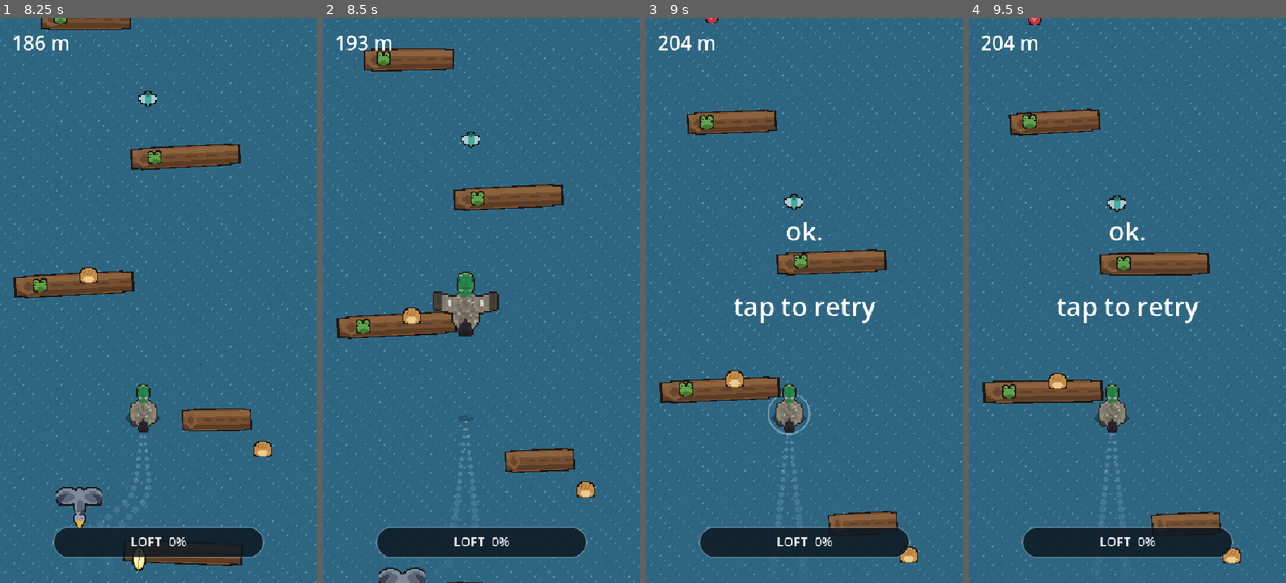
Above: before the commit, frames 1-4 (left to right).
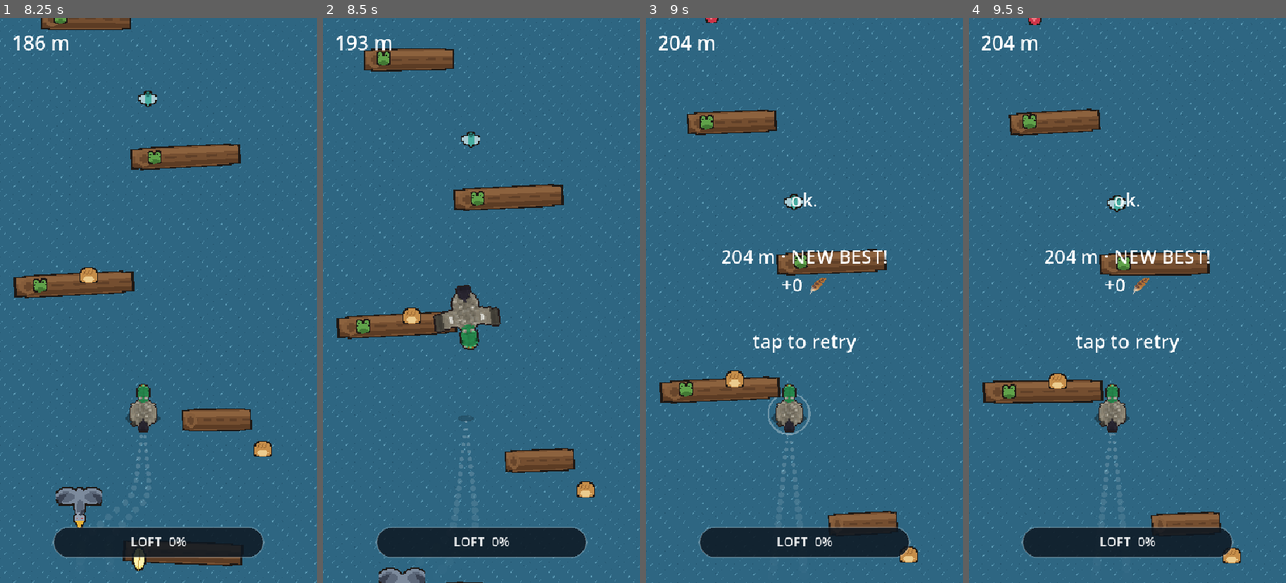
Above: after the commit, the same moments.

Repository: scottx611x/duckoducko
Game: Godot game, scene res://Main.tscn
Same seed, same stepped clock (60 frames per second), same inputs: the game is played once before the commit and once after it.
Inputs (mouse positions are in pixels of both pictures, inside the frame that each line leads up to):
- Up to frame 1 (8.25 s): tap Enter at 0.5 s; move the mouse to (228, 272) at 0.52 s; tap M at 0.6, 2.3, 6.6, 8.1 s; click (228, 272) at 0.67 s; tap Space at 0.77, 1.07, 2.1, 3.77, 3.8, 4.07, 6.77, 7.07 s; tap L at 0.8, 3.6, 5.1 s; drag from (95, 328) to (142, 413) at 1.27 s; move the mouse to (190, 176) at 2.02 s; click (190, 176) at 2.17 s; drag from (142, 413) to (63, 215) at 2.77 s; move the mouse to (253, 385) at 3.52 s; click (253, 385) at 3.67 s; drag from (63, 215) to (110, 159) at 4.27 s; move the mouse to (174, 300) at 5.02 s; click (174, 300) at 5.17 s; drag from (110, 159) to (95, 328) at 5.77 s; move the mouse to (228, 272) at 6.52 s; click (228, 272) at 6.67 s; drag from (95, 328) to (142, 413) at 7.27 s; move the mouse to (190, 176) at 8.02 s; click (190, 176) at 8.17 s
- Up to frame 2 (8.5 s): tap Space at 8.3 s
- Up to frame 3 (9 s): drag from (788, 413) to (709, 215) at 8.77 s
- Up to frame 4 (9.5 s): no input

Frame 1 is identical in both runs. In frame 2, 1.4% of the frame differs, in the area x 34-57%, y 44-59%; in frame 3, 1.6%, in the area x 24-76%, y 30-60%; in frame 4, 1.6%.

Commit message:
SFX, roster stats, fancy hop, 3 new species, unlocks, themed stretches
- tools/gen_sfx.py: 11 procedural WAVs (hop boing, splashes, bonk squeak,
  collect pings, pentatonic milestone chime, mega whoosh, laser, quack,
  unlock fanfare, UI clicks) wired through an 8-player pool in Main.gd
- Roster hop/steer stats now drive gameplay (±15% lift/hang/steer);
  Bufflehead is smaller with a smaller hitbox
- Every ~8-13th hop is an unannounced barrel roll (fancy hop)
- voxel_duck.py is species-driven: Wood Duck (crest, face lines, red eye),
  Bufflehead (white head wedge, tiny), Pintail (choc head, neck stripe, pin tail)
- Feathers + best distance persist to user://save.cfg; locked ducks
  previewable and purchasable on the select screen (25/50/90)
- Themed stretches every 500m: palette wash sweeps down the screen
- --smoke (headless full-loop test) and --dbg (screenshot pass) harnesses

Co-Authored-By: Claude Fable 5 <noreply@anthropic.com>

Diff:
--- a/Main.gd
+++ b/Main.gd
@@ -23,6 +23,16 @@
 
 const WELL_DECK := ["well.", "rude.", "that's a log.", "ok.", "hm.", "a tragedy.", "splash.", "a HERON!"]
 
+# themed stretches: every 500m the water palette washes down the screen (DESIGN §5)
+const THEME_LEN := 5000.0       # distance units (10 units = 1m)
+const THEMES := [
+	{"name": "Lazy Pond",     "tint": Color(1.0, 1.0, 1.0)},
+	{"name": "Park Picnic",   "tint": Color(1.08, 1.04, 0.82)},
+	{"name": "Spooky Bog",    "tint": Color(0.66, 0.72, 0.62)},
+	{"name": "City Fountain", "tint": Color(0.82, 0.98, 1.08)},
+	{"name": "Aurora Lake",   "tint": Color(0.52, 0.62, 0.98)},
+]
+
 # collectibles: score (adds to distance) + loft fill + spawn weight
 const ITEM_DEFS := [
 	{"name": "feather", "score": 30.0, "loft": 0.12, "weight": 5},
@@ -35,12 +45,13 @@
 const MENU_DUCKS_BTN := Rect2(160.0, 770.0, 220.0, 56.0)
 const SEL_BACK_BTN := Rect2(18.0, 28.0, 120.0, 52.0)
 const SEL_PLAY_BTN := Rect2(160.0, 640.0, 220.0, 62.0)
+# hop/steer are 0..1 flavor stats -> ±15% gameplay multipliers (see start_game)
 const ROSTER := [
-	{"name": "Mallard", "species": "mallard", "hop": 0.5, "steer": 0.5, "trait": "the balanced drake", "unlocked": true},
-	{"name": "Hen Mallard", "species": "hen", "hop": 0.5, "steer": 0.55, "trait": "the clever hen", "unlocked": true},
-	{"name": "Wood Duck", "species": "", "hop": 0.75, "steer": 0.5, "trait": "floaty show-off", "unlocked": false},
-	{"name": "Bufflehead", "species": "", "hop": 0.6, "steer": 0.75, "trait": "tiny & twitchy", "unlocked": false},
-	{"name": "Pintail", "species": "", "hop": 0.45, "steer": 0.85, "trait": "the best steerer", "unlocked": false},
+	{"name": "Mallard", "species": "mallard", "hop": 0.5, "steer": 0.5, "trait": "the balanced drake", "cost": 0},
+	{"name": "Hen Mallard", "species": "hen", "hop": 0.5, "steer": 0.55, "trait": "the clever hen", "cost": 0},
+	{"name": "Wood Duck", "species": "wood", "hop": 0.75, "steer": 0.5, "trait": "floaty show-off", "cost": 25},
+	{"name": "Bufflehead", "species": "bufflehead", "hop": 0.6, "steer": 0.75, "trait": "tiny & twitchy", "cost": 50, "size": 0.85},
+	{"name": "Pintail", "species": "pintail", "hop": 0.45, "steer": 0.85, "trait": "the best steerer", "cost": 90},
 ]
 
 # ---- state -------------------------------------------------------------------
@@ -57,6 +68,16 @@
 var mega_t := 0.0
 var laser_t := 0.0
 
+# per-duck gameplay multipliers, set from ROSTER stats in start_game
+var duck_hop_mul := 1.0         # scales hop lift + duration (floaty vs snappy)
+var duck_steer_mul := 1.0       # scales steering responsiveness
+var duck_size_mul := 1.0        # bufflehead: smaller duck, smaller hitbox
+
+# fancy hop: every ~10th hop is an unannounced barrel roll (WHIMSY §1)
+var hop_count := 0
+var fancy_next := 10
+var fancy := false
+
 var duck_x := VIEW.x * 0.5
 var target_x := VIEW.x * 0.5
 var last_duck_x := VIEW.x * 0.5
@@ -68,8 +89,24 @@
 var alive := true
 var dead_msg := ""
 
+var theme_idx := 0
+var theme_prev := 0
+var theme_sweep := 1.0          # 0..1: the wash line's progress down the screen
+
 var loft := 0.0
 var loft_ready := false
+
+# milestone chime: every 100m, pitch climbing a pentatonic scale (WHIMSY §8)
+const PENTA := [0, 2, 4, 7, 9, 12, 14, 16]
+var next_milestone := 100
+var milestone_step := 0
+var quacked := false            # one idle quack per bout of impatience
+
+# persistence (user://save.cfg): feather wallet, best run, unlocked species
+var feathers := 0
+var best_m := 0
+var unlocked_extra := []        # species strings bought with feathers
+var run_feathers := 0           # feathers collected this run
 
 var logs: Array = []           # {x, y, w, h, missed, phase, frog, frog_gone}
 var items: Array = []          # {x, y, got, kind}
@@ -109,11 +146,16 @@
 var tex_water: Texture2D
 var has_art := false
 
+# ---- audio --------------------------------------------------------------------
+var sfx := {}                   # name -> AudioStream
+var sfx_pool: Array = []        # round-robin AudioStreamPlayers
+var sfx_next := 0
+
 func _ready() -> void:
 	font = ThemeDB.fallback_font
 
-	for sp in ["mallard", "hen"]:
-		ducks[sp] = _load_duck(sp)
+	for r in ROSTER:
+		ducks[r.species] = _load_duck(r.species)
 	tex_shadow = load("res://art/shadow.png")
 	tex_log = load("res://art/log.png")
 	tex_frog = load("res://art/frog.png")
@@ -138,8 +180,8 @@
 	hud.add_child(score_label)
 
 	center_label = Label.new()
-	center_label.size = Vector2(VIEW.x, 200)
-	center_label.position = Vector2(0, VIEW.y * 0.34)
+	center_label.size = Vector2(VIEW.x, 320)
+	center_label.position = Vector2(0, VIEW.y * 0.28)
 	center_label.horizontal_alignment = HORIZONTAL_ALIGNMENT_CENTER
 	center_label.vertical_alignment = VERTICAL_ALIGNMENT_CENTER
 	center_label.add_theme_font_size_override("font_size", 44)
@@ -151,8 +193,86 @@
 	loft_bar.position = Vector2(VIEW.x * 0.5 - 180, VIEW.y - 96)
 	hud.add_child(loft_bar)
 
+	for n in ["hop", "splash", "splash_big", "bonk", "collect", "chime",
+			"mega", "laser", "quack", "unlock", "click"]:
+		var p := "res://sfx/%s.wav" % n
+		if ResourceLoader.exists(p):
+			sfx[n] = load(p)
+	for i in 8:
+		var pl := AudioStreamPlayer.new()
+		add_child(pl)
+		sfx_pool.append(pl)
+
+	_load_save()
 	reset_game()
 	_enter_menu()
+	if "--smoke" in OS.get_cmdline_user_args():
+		_smoke()
+	if "--dbg" in OS.get_cmdline_user_args():
+		_dbg()
+
+# headless CI-style pass over the whole loop: select/unlock -> play -> theme
+# change -> mega -> laser -> death/save. Run: godot --headless --path . -- --smoke
+func _smoke() -> void:
+	await get_tree().create_timer(0.3).timeout
+	print("SMOKE menu ok, has_art=", has_art, " sfx=", sfx.size())
+	_open_select()
+	sel_index = 2
+	feathers = 100
+	_select_press(SEL_PLAY_BTN.get_center())          # buys the wood duck
+	print("SMOKE unlock wood=", _is_unlocked(2), " feathers=", feathers)
+	_select_press(SEL_PLAY_BTN.get_center())          # plays it
+	print("SMOKE playing species=", species, " hop_mul=", duck_hop_mul, " steer_mul=", duck_steer_mul)
+	await get_tree().create_timer(0.4).timeout
+	hop()
+	await get_tree().create_timer(0.7).timeout
+	distance = 4990.0                                  # cross a theme boundary
+	await get_tree().create_timer(0.6).timeout
+	print("SMOKE theme=", THEMES[theme_idx].name, " sweep=", theme_sweep)
+	loft = 1.0; loft_ready = true
+	mega_hop()
+	await get_tree().create_timer(cur_mega_dur() + 0.3).timeout
+	loft = 1.0; loft_ready = true
+	fire_laser()
+	await get_tree().create_timer(1.0).timeout
+	for i in 24:                                       # enough hops to hit a fancy one
+		hop()
+		await get_tree().create_timer(0.08).timeout
+	print("SMOKE hops=", hop_count, " fancy_next=", fancy_next)
+	run_feathers = 3
+	die("smoke")
+	print("SMOKE dead ok, best_m=", best_m, " feathers=", feathers)
+	reset_game()
+	print("SMOKE reset ok")
+	get_tree().quit()
+
+func _sfx(snd: String, pitch := 1.0, vol_db := 0.0) -> void:
+	if not sfx.has(snd) or sfx_pool.is_empty():
+		return
+	var pl: AudioStreamPlayer = sfx_pool[sfx_next % sfx_pool.size()]
+	sfx_next += 1
+	pl.stream = sfx[snd]
+	pl.pitch_scale = pitch
+	pl.volume_db = vol_db
+	pl.play()
+
+# ---- save file -----------------------------------------------------------------
+func _load_save() -> void:
+	var cfg := ConfigFile.new()
+	if cfg.load("user://save.cfg") == OK:
+		feathers = cfg.get_value("save", "feathers", 0)
+		best_m = cfg.get_value("save", "best_m", 0)
+		unlocked_extra = cfg.get_value("save", "unlocked", [])
+
+func _save() -> void:
+	var cfg := ConfigFile.new()
+	cfg.set_value("save", "feathers", feathers)
+	cfg.set_value("save", "best_m", best_m)
+	cfg.set_value("save", "unlocked", unlocked_extra)
+	cfg.save("user://save.cfg")
+
+func _is_unlocked(i: int) -> bool:
+	return ROSTER[i].cost == 0 or ROSTER[i].species in unlocked_extra
 
 func _load_duck(sp: String) -> Dictionary:
 	var d := {}
@@ -194,6 +314,15 @@
 	await get_tree().create_timer(0.05).timeout
 	await RenderingServer.frame_post_draw
 	get_viewport().get_texture().get_image().save_png("/tmp/s_play.png")
+	# mid-wash theme transition (Spooky Bog rolling in)
+	theme_prev = 0
+	theme_idx = 2
+	theme_sweep = 0.45
+	fancy = true                        # and the fancy barrel roll
+	await RenderingServer.frame_post_draw
+	get_viewport().get_texture().get_image().save_png("/tmp/s_theme.png")
+	fancy = false
+	theme_sweep = 1.0
 	state = St.GROUNDED
 	loft = 1.0
 	loft_ready = true
@@ -203,6 +332,13 @@
 	await get_tree().create_timer(0.05).timeout
 	await RenderingServer.frame_post_draw
 	get_viewport().get_texture().get_image().save_png("/tmp/s_mega.png")
+	# select screen: a locked duck (pintail) with cost text
+	_enter_menu()
+	_open_select()
+	sel_index = 4
+	await get_tree().create_timer(0.1).timeout
+	await RenderingServer.frame_post_draw
+	get_viewport().get_texture().get_image().save_png("/tmp/s_locked.png")
 	get_tree().quit()
 
 func _enter_menu() -> void:
@@ -222,12 +358,22 @@
 func start_game() -> void:
 	in_menu = false
 	in_select = false
-	var sp: String = ROSTER[sel_index].species
-	if sp != "":
-		species = sp
+	var r: Dictionary = ROSTER[sel_index]
+	if r.species != "" and ducks.has(r.species):
+		species = r.species
+	duck_hop_mul = 0.85 + 0.3 * r.hop      # 0.5 stat -> 1.0x
+	duck_steer_mul = 0.85 + 0.3 * r.steer
+	duck_size_mul = r.get("size", 1.0)
 	reset_game()
 	score_label.visible = true
 	loft_bar.visible = true
+
+# per-duck hop/mega timing (floaty ducks hang longer AND rise higher)
+func cur_hop_dur() -> float:
+	return HOP_DUR * duck_hop_mul
+
+func cur_mega_dur() -> float:
+	return MEGA_DUR * (0.9 + 0.2 * duck_hop_mul)
 
 func reset_game() -> void:
 	state = St.GROUNDED
@@ -255,6 +401,16 @@
 	heron_timer = 6.0
 	wake_timer = 0.0
 	idle_timer = 0.0
+	next_milestone = 100
+	milestone_step = 0
+	quacked = false
+	run_feathers = 0
+	hop_count = 0
+	fancy_next = 6 + randi() % 7
+	fancy = false
+	theme_idx = 0
+	theme_prev = 0
+	theme_sweep = 1.0
 	cam.zoom = Vector2.ONE
 	cam.offset = Vector2.ZERO
 	center_label.visible = false
@@ -282,6 +438,7 @@
 func _on_press(pos: Vector2) -> void:
 	idle_timer = 0.0
 	if in_menu:
+		_sfx("click")
 		if MENU_DUCKS_BTN.has_point(pos):
 			_open_select()
 		else:
@@ -291,6 +448,7 @@
 		_select_press(pos)
 		return
 	if not alive:
+		_sfx("click")
 		reset_game()
 		return
 	# tapping the (ready) LOFT bar: left half = MEGA, right half = LASER
@@ -319,14 +477,26 @@
 func _select_press(pos: Vector2) -> void:
 	spin_prev_x = pos.x
 	if SEL_BACK_BTN.has_point(pos):
+		_sfx("click")
 		_enter_menu()
 		return
-	if SEL_PLAY_BTN.has_point(pos) and ROSTER[sel_index].unlocked:
-		start_game()
+	if SEL_PLAY_BTN.has_point(pos):
+		if _is_unlocked(sel_index):
+			_sfx("click")
+			start_game()
+		elif feathers >= ROSTER[sel_index].cost:
+			feathers -= ROSTER[sel_index].cost     # buy the duck
+			unlocked_extra.append(ROSTER[sel_index].species)
+			_save()
+			_sfx("unlock")
+		else:
+			_sfx("bonk", 1.4, -8.0)                # can't afford: tiny sad squeak
 		return
 	for i in ROSTER.size():
-		if _thumb_rect(i).has_point(pos) and ROSTER[i].unlocked:
-			sel_index = i
+		if _thumb_rect(i).has_point(pos):
+			if i != sel_index:
+				_sfx("click", 1.2)
+			sel_index = i                          # locked ducks can be previewed
 			return
 
 func _on_release() -> void:
@@ -345,6 +515,13 @@
 	if state == St.GROUNDED:
 		state = St.HOPPING
 		hop_t = 0.0
+		hop_count += 1
+		fancy = hop_count >= fancy_next
+		if fancy:
+			fancy_next = hop_count + 8 + randi() % 6
+			_sfx("hop", 1.3)                       # the fancy one sounds fancier
+		else:
+			_sfx("hop", randf_range(0.95, 1.1))
 
 func mega_hop() -> void:
 	if not alive or in_menu or not loft_ready or state == St.MEGA or laser_t > 0.0:
@@ -354,6 +531,7 @@
 	mega_style = "fly" if randf() < 0.5 else "tumble"
 	loft = 0.0
 	loft_ready = false
+	_sfx("mega")
 
 func fire_laser() -> void:
 	if not alive or in_menu or not loft_ready or state == St.MEGA:
@@ -361,11 +539,20 @@
 	laser_t = LASER_DUR
 	loft = 0.0
 	loft_ready = false
+	_sfx("laser")
 
 func die(msg: String) -> void:
 	alive = false
 	dead_msg = msg
-	center_label.text = msg + "\n\ntap to retry"
+	_sfx("bonk")
+	center_label.add_theme_font_size_override("font_size", 32)
+	var m := int(distance / 10.0)
+	feathers += run_feathers
+	var record := m > best_m
+	best_m = maxi(best_m, m)
+	_save()
+	var sub := "NEW BEST!" if record else "best: %d m" % best_m
+	center_label.text = "%s\n\n%d m · %s\n+%d 🪶\n\ntap to retry" % [msg, m, sub, run_feathers]
 	center_label.visible = true
 
 # ---- per-frame ---------------------------------------------------------------
@@ -383,7 +570,30 @@
 	distance += speed * delta
 	idle_timer += delta
 
-	duck_x = lerpf(duck_x, target_x, clampf(delta * STEER_LERP, 0.0, 1.0))
+	# milestone chime every 100m, climbing a pentatonic scale
+	if int(distance / 10.0) >= next_milestone:
+		_sfx("chime", pow(2.0, PENTA[milestone_step % PENTA.size()] / 12.0), -4.0)
+		milestone_step += 1
+		next_milestone += 100
+
+	# themed stretches: new palette washes down the screen, the duck approves
+	var ti := int(distance / THEME_LEN) % THEMES.size()
+	if ti != theme_idx:
+		theme_prev = theme_idx
+		theme_idx = ti
+		theme_sweep = 0.0
+		_sfx("chime", 0.75)
+		_flash("ooh.\n%s" % THEMES[theme_idx].name)
+	theme_sweep = minf(theme_sweep + delta * 0.8, 1.0)
+
+	# the duck grows impatient (one judgmental quack per idle bout)
+	if idle_timer > 4.0 and not quacked and state == St.GROUNDED:
+		_sfx("quack")
+		quacked = true
+	elif idle_timer < 4.0:
+		quacked = false
+
+	duck_x = lerpf(duck_x, target_x, clampf(delta * STEER_LERP * duck_steer_mul, 0.0, 1.0))
 	duck_vx = (duck_x - last_duck_x) / maxf(delta, 0.0001)
 	last_duck_x = duck_x
 	if duck_shake > 0.0:
@@ -407,8 +617,9 @@
 	match state:
 		St.HOPPING:
 			hop_t += delta
-			if hop_t / HOP_DUR >= 1.0:
+			if hop_t / cur_hop_dur() >= 1.0:
 				state = St.GROUNDED
+				fancy = false
 				_land(false)
 		St.MEGA:
 			mega_t += delta
@@ -417,7 +628,7 @@
 			for it in items:
 				if not it.got and absf(it.x - duck_x) < 70.0:
 					_collect(it)
-			if mega_t / MEGA_DUR >= 1.0:
+			if mega_t / cur_mega_dur() >= 1.0:
 				state = St.GROUNDED
 				cam.zoom = Vector2.ONE
 				_land(true)
@@ -425,9 +636,9 @@
 func hop_height() -> float:
 	match state:
 		St.HOPPING:
-			return sin((hop_t / HOP_DUR) * PI)
+			return sin((hop_t / cur_hop_dur()) * PI)
 		St.MEGA:
-			return sin((mega_t / MEGA_DUR) * PI)
+			return sin((mega_t / cur_mega_dur()) * PI)
 		_:
 			return 0.0
 
@@ -440,7 +651,10 @@
 func _land(mega: bool) -> void:
 	ripples.append({"x": duck_x, "y": BASE_Y, "t": 0.0, "max": 220.0 if mega else 90.0})
 	if mega:
+		_sfx("splash_big")
 		_flash("WHEE.")
+	else:
+		_sfx("splash", randf_range(0.9, 1.1), -6.0)
 
 func _update_wake(delta: float) -> void:
 	wake_timer -= delta
@@ -518,12 +732,13 @@
 	enemies = e_survivors
 
 func _collide() -> void:
+	var r := DUCK_R * duck_size_mul
 	for it in items:
-		if not it.got and Vector2(it.x - duck_x, it.y - BASE_Y).length() < DUCK_R + 18.0:
+		if not it.got and Vector2(it.x - duck_x, it.y - BASE_Y).length() < r + 18.0:
 			_collect(it)
 
 	for l in logs:
-		if absf(l.x - duck_x) < l.w * 0.5 + DUCK_R * 0.52 and absf(l.y - BASE_Y) < l.h * 0.5 + DUCK_R * 0.52:
+		if absf(l.x - duck_x) < l.w * 0.5 + r * 0.52 and absf(l.y - BASE_Y) < l.h * 0.5 + r * 0.52:
 			if is_airborne() or is_invincible():
 				if not l.missed:
 					l.missed = true
@@ -548,12 +763,16 @@
 	var def: Dictionary = ITEM_DEFS[it.kind]
 	distance += def.score * 0.6
 	_add_loft(def.loft)
+	if def.name == "feather":
+		run_feathers += 1
+	_sfx("collect", 1.0 + it.kind * 0.12)          # rarer = brighter ping
 	ripples.append({"x": it.x, "y": it.y, "t": 0.0, "max": 40.0})
 
 func _add_loft(amount: float) -> void:
 	loft = clampf(loft + amount, 0.0, 1.0)
-	if loft >= 1.0:
+	if loft >= 1.0 and not loft_ready:
 		loft_ready = true
+		_sfx("chime", 1.5)                         # LOFT ready fanfare
 
 func _update_ripples(delta: float) -> void:
 	for r in ripples:
@@ -561,6 +780,7 @@
 	ripples = ripples.filter(func(r): return r.t < 0.6)
 
 func _flash(msg: String) -> void:
+	center_label.add_theme_font_size_override("font_size", 44)
 	center_label.text = msg
 	center_label.visible = true
 	await get_tree().create_timer(0.7).timeout
@@ -576,19 +796,25 @@
 func _draw() -> void:
 	var scroll: float = anim_t * 80.0 if in_menu else distance
 
-	# water (tiled, scrolling) or flat-color fallback
+	# water (tiled, scrolling) or flat-color fallback; theme tint washes down the
+	# screen behind a sweep line during a theme change (rows above = new palette)
+	var tint_new: Color = THEMES[theme_idx].tint
+	var tint_old: Color = THEMES[theme_prev].tint
+	var sweep_y := theme_sweep * (VIEW.y + 80.0)
 	if has_art:
 		var t := tex_water.get_size()
 		var off := fmod(scroll, t.y)
 		var y := -t.y + off
 		while y < VIEW.y:
+			var tint := tint_new if y + t.y * 0.5 < sweep_y else tint_old
 			var x := 0.0
 			while x < VIEW.x:
-				draw_texture(tex_water, Vector2(x, y))
+				draw_texture(tex_water, Vector2(x, y), tint)
 				x += t.x
 			y += t.y
 	else:
-		draw_rect(Rect2(Vector2.ZERO, VIEW), Color(0.30, 0.62, 0.78))
+		var base := Color(0.30, 0.62, 0.78)
+		draw_rect(Rect2(Vector2.ZERO, VIEW), base * tint_new)
 
 	if in_menu:
 		_draw_menu()
@@ -665,7 +891,7 @@
 func _draw_duck() -> void:
 	var h := hop_height()
 	var shake_x := (randf() - 0.5) * 14.0 if duck_shake > 0.0 else 0.0
-	var lift: float = HOP_LIFT if state != St.MEGA else MEGA_LIFT
+	var lift: float = (HOP_LIFT if state != St.MEGA else MEGA_LIFT) * duck_hop_mul
 	var duck_pos := Vector2(duck_x + shake_x, BASE_Y - h * lift)
 	var duck_scale := 1.0 + (0.35 if state != St.MEGA else 1.2) * h
 
@@ -678,14 +904,22 @@
 		var st_slices = ducks[species]["stack"]
 		if state == St.MEGA and not st_slices.is_empty():
 			# MEGA HOP: the duck becomes the 3D voxel — tumbling or flying
-			var p := mega_t / MEGA_DUR
+			var p := mega_t / cur_mega_dur()
 			var yaw: float = p * TAU * 0.5 if mega_style == "fly" else p * TAU * 2.0
 			var roll: float = sin(p * PI) * 0.22 if mega_style == "fly" else p * TAU
 			_draw_stack(duck_pos, 2.4 + 1.8 * h, st_slices, yaw, roll, false)
 		else:
 			var fr := _duck_frame(h)
 			var ds := fr.get_size() * DUCK_DRAW * duck_scale
-			draw_texture_rect(fr, Rect2(duck_pos - ds * 0.5, ds), false)
+			if fancy and state == St.HOPPING:
+				# the fancy hop: a full unannounced barrel roll, spinning into the steer
+				var dir: float = signf(duck_vx) if absf(duck_vx) > 20.0 else 1.0
+				var rot: float = (hop_t / cur_hop_dur()) * TAU * dir
+				draw_set_transform(duck_pos, rot, Vector2.ONE)
+				draw_texture_rect(fr, Rect2(-ds * 0.5, ds), false)
+				draw_set_transform(Vector2.ZERO, 0.0, Vector2.ONE)
+			else:
+				draw_texture_rect(fr, Rect2(duck_pos - ds * 0.5, ds), false)
 	else:
 		draw_circle(Vector2(duck_x, BASE_Y + 6), DUCK_R * (1.0 - 0.55 * h), Color(0, 0, 0, 0.22 * (1.0 - 0.4 * h)))
 		draw_circle(duck_pos, DUCK_R * duck_scale, Color(0.97, 0.84, 0.27))
@@ -738,6 +972,11 @@
 		_blit_centered(hen_hero if hen_hero != null else ducks["hen"]["idle"][0], Vector2(cx + 150, 482.0 + sin(anim_t * 2.5 + 0.6) * 9.0), 2.8)
 		_blit_centered(drake_hero if drake_hero != null else ducks["mallard"]["idle"][0], Vector2(cx, 448.0 + sin(anim_t * 2.5) * 10.0), 4.6)
 
+	# wallet + best run
+	if feathers > 0 or best_m > 0:
+		draw_string(font, Vector2(0, 640), "🪶 %d   ·   best %d m" % [feathers, best_m],
+			HORIZONTAL_ALIGNMENT_CENTER, VIEW.x, 22, Color(1, 0.92, 0.45, 0.9))
+
 	# tap-to-play, pulsing
 	var pulse := 0.55 + 0.45 * sin(anim_t * 4.0)
 	draw_string(font, Vector2(0, 700), "▶  tap to play  ◀", HORIZONTAL_ALIGNMENT_CENTER, VIEW.x, 36, Color(1, 1, 1, pulse))
@@ -777,8 +1016,11 @@
 	draw_string(font, Vector2(SEL_BACK_BTN.position.x, SEL_BACK_BTN.position.y + 33), "< back",
 		HORIZONTAL_ALIGNMENT_CENTER, SEL_BACK_BTN.size.x, 22, Color.WHITE)
 
+	# feather wallet
+	draw_string(font, Vector2(VIEW.x - 190, 60), "🪶 %d" % feathers, HORIZONTAL_ALIGNMENT_RIGHT, 170, 26, Color(1, 0.92, 0.45))
+
 	var duck = ROSTER[sel_index]
-	var unlocked: bool = duck.unlocked
+	var unlocked := _is_unlocked(sel_index)
 	var sp: String = duck.species
 	var bob := sin(anim_t * 2.5) * 8.0
 	# big PIXEL-ART render that cycles through poses (a little turntable)
@@ -787,8 +1029,10 @@
 		var fr = poses[int(anim_t * 1.6) % poses.size()]
 		_blit_centered(fr, Vector2(cx, 320.0 + bob), 6.0)
 	else:
-		var lhero = ducks["mallard"].get("hero")
-		_blit_modulated(lhero if lhero != null else ducks["mallard"]["idle"][0], Vector2(cx, 320.0 + bob), 6.0, Color(0.32, 0.35, 0.42, 1.0))
+		# locked: the actual species as a dark silhouette — show the shape, keep the mystery
+		var lcur = ducks.get(sp, ducks["mallard"])
+		var lhero = lcur.get("hero")
+		_blit_modulated(lhero if lhero != null else lcur["idle"][0], Vector2(cx, 320.0 + bob), 6.0, Color(0.32, 0.35, 0.42, 1.0))
 		draw_string(font, Vector2(0, 355.0), "LOCKED", HORIZONTAL_ALIGNMENT_CENTER, VIEW.x, 28, Color(1, 1, 1, 0.7))
 
 	# name + trait + stat bars
@@ -801,8 +1045,12 @@
 		draw_style_box(_btn_sb(), SEL_PLAY_BTN)
 		draw_string(font, Vector2(SEL_PLAY_BTN.position.x, SEL_PLAY_BTN.position.y + 38), "PLAY  >",
 			HORIZONTAL_ALIGNMENT_CENTER, SEL_PLAY_BTN.size.x, 28, Color.WHITE)
+	elif feathers >= duck.cost:
+		draw_style_box(_btn_sb(), SEL_PLAY_BTN)
+		draw_string(font, Vector2(SEL_PLAY_BTN.position.x, SEL_PLAY_BTN.position.y + 38), "UNLOCK · %d 🪶" % duck.cost,
+			HORIZONTAL_ALIGNMENT_CENTER, SEL_PLAY_BTN.size.x, 26, Color(1, 0.92, 0.45))
 	else:
-		draw_string(font, Vector2(0, SEL_PLAY_BTN.position.y + 38), "locked — earn feathers to unlock",
+		draw_string(font, Vector2(0, SEL_PLAY_BTN.position.y + 38), "%d 🪶 to unlock — you have %d" % [duck.cost, feathers],
 			HORIZONTAL_ALIGNMENT_CENTER, VIEW.x, 20, Color(1, 1, 1, 0.5))
 
 	# roster thumbnails (locked ones ghosted to a silhouette)
@@ -816,12 +1064,14 @@
 			sb.border_color = Color(1, 0.9, 0.4)
 		draw_style_box(sb, r)
 		var rd = ROSTER[i]
-		if rd.unlocked and rd.species != "" and ducks.has(rd.species):
-			var th = ducks[rd.species].get("hero")
-			_blit_centered(th if th != null else ducks[rd.species]["idle"][0], r.get_center(), 1.4)
+		var rcur = ducks.get(rd.species, ducks["mallard"])
+		var th = rcur.get("hero")
+		if th == null:
+			th = rcur["idle"][0]
+		if _is_unlocked(i):
+			_blit_centered(th, r.get_center(), 1.4)
 		else:
-			var lh = ducks["mallard"].get("hero")
-			_blit_modulated(lh if lh != null else ducks["mallard"]["idle"][0], r.get_center(), 1.4, Color(0.34, 0.37, 0.44, 1.0))
+			_blit_modulated(th, r.get_center(), 1.4, Color(0.34, 0.37, 0.44, 1.0))
 
 func _showcase(cur) -> Array:
 	# front-facing turntable: hero face <-> side profiles (never the unflattering belly-up back)
Binary file changed: art/berry.png
Binary file changed: art/bread.png
Binary file added: art/bufflehead_bank_0.png
Not shown, added: art/bufflehead_bank_0.png.import
Binary file added: art/bufflehead_bank_1.png
Not shown, added: art/bufflehead_bank_1.png.import
Binary file added: art/bufflehead_bank_2.png
Not shown, added: art/bufflehead_bank_2.png.import
Binary file added: art/bufflehead_bank_3.png
Not shown, added: art/bufflehead_bank_3.png.import
Binary file added: art/bufflehead_bank_4.png
Not shown, added: art/bufflehead_bank_4.png.import
(and 220 more such lines)
